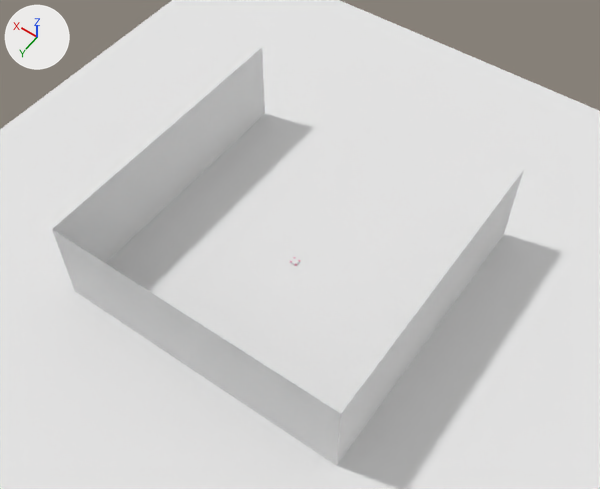
Renders of the Blender file asset-sources/room.blend from each side of a commit.
Before and after are seen from a camera (50 mm lens) standing at (-15.3, 21.0, 34.8) and looking at (-0.2, -0.2, 1.4). Lighting does not change. The marker at upper left points along +X, +Y and +Z.
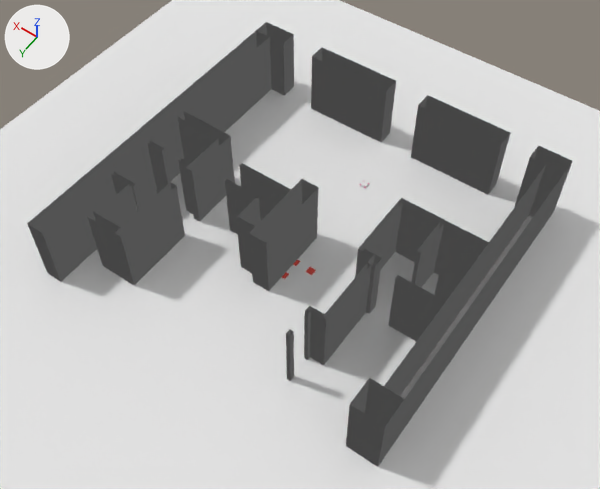
Commit message: Actual floorplan

Pixel boxes (x1, y1, x2, y2) of what changed, in the pictures (600 x 489 px):
'Floorplan', added
    after: (27, 22, 573, 467)
'Plane.001', deleted
    before: (52, 230, 341, 466)
'Plane.002', deleted
    before: (52, 48, 265, 263)
'Plane', deleted
    before: (337, 170, 524, 465)
'CarGroup', moved
    before: (290, 257, 300, 266)
    after: (359, 181, 369, 188)
'spot2', added
    after: (306, 267, 316, 275)
'spot3', added
    after: (282, 272, 289, 279)
'spot1', added
    after: (293, 260, 300, 266)

The change, as a list of edits to the scene's bpy script:
```text
Add mat_dirt:
    mat_dirt = diffuse_material('Dirt')
    mat_dirt.base_color = (0.8, 0.0947, 0.0744)  # red #e7574d
Add me_plane_004:
    me_plane_004.from_pydata(...)  # 752 vertices, 880 faces; spans x -0.5..19.0, y -10.0..9.0, z 0.0..4.0
    me_plane_004.materials.append(mat_wall)  # white #e7e7e7
Add me_plane_005:
    me_plane_005.from_pydata([(1.0, -1.0, 0.0), (-1.0, -1.0, 0.0), (1.0, 1.0, 0.0), (-1.0, 1.0, 0.0)], [], [(1, 0, 2, 3)])
    me_plane_005.materials.append(mat_dirt)  # its picture is missing
Add me_plane_007:
    me_plane_007.from_pydata([(1.0, -1.0, 0.0), (-1.0, -1.0, 0.0), (1.0, 1.0, 0.0), (-1.0, 1.0, 0.0)], [], [(1, 0, 2, 3)])
    me_plane_007.materials.append(mat_dirt)  # its picture is missing
Remove ob_plane_002:
    ob_plane_002 = bpy.data.objects.new('Plane.002', me_plane_002)
    ob_plane_002.location = (8.0, -7.0, 1.0)
    ob_plane_002.rotation_euler = (1.571, 0.0, 1.571)  # degrees (90, 0, 90)
Remove ob_plane_001:
    ob_plane_001 = bpy.data.objects.new('Plane.001', me_plane_001)
    ob_plane_001.location = (-7.0, 8.0, 1.0)
    ob_plane_001.rotation_euler = (1.571, 0.0, 0.0)  # degrees (90, 0, 0)
Remove ob_plane:
    ob_plane = bpy.data.objects.new('Plane', me_plane)
    ob_plane.location = (-8.0, -7.0, 1.0)
    ob_plane.rotation_euler = (1.571, 0.0, 1.571)  # degrees (90, 0, 90)
Change ob_cargroup:
    ob_cargroup.location: (0.0, 0.0, 0.0) -> (0.0, -6.63, 0.0)
Add ob_floorplan:
    ob_floorplan = bpy.data.objects.new('Floorplan', me_plane_004)
    ob_floorplan.location = (-9.0, -1.0, 0.0)
Add ob_spot1:
    ob_spot1 = bpy.data.objects.new('spot1', me_plane_005)
    ob_spot1.location = (0.0, 0.0, 0.0)
    ob_spot1.scale = (0.2, 0.2, 0.2)
Add ob_spot2:
    ob_spot2 = bpy.data.objects.new('spot2', me_plane_005.copy())
    ob_spot2.location = (-1.0, 0.0, 0.0)
    ob_spot2.scale = (0.2, 0.2, 0.2)
Add ob_spot3:
    ob_spot3 = bpy.data.objects.new('spot3', me_plane_007)
    ob_spot3.location = (0.0, 1.0, 0.0)
    ob_spot3.scale = (0.2, 0.2, 0.2)
```
